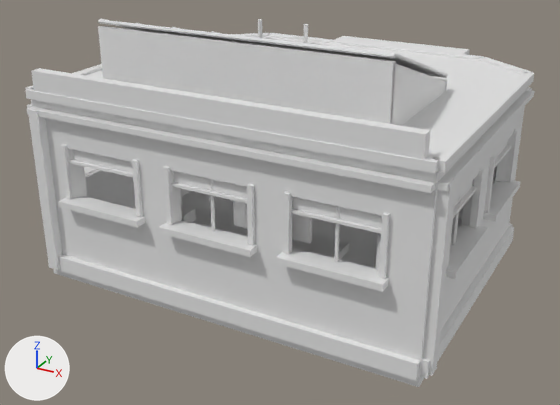
Renders of the OBJ model assets/tts/vanta-freeport-architecture-r2/intake-s2.obj from each side of a commit.
Both versions are drawn from a 50 mm lens placed at (4.72, -9.07, 5.28), pointed at (-0.16, -0.19, 0.84). Arrows for +X, +Y and +Z are at lower left; the lights stay in place. The picture after the commit comes second. Where no turn or scale is listed for an object, it has been applied to the vertices.

Names of what the first picture shows: 'intake-s2'.
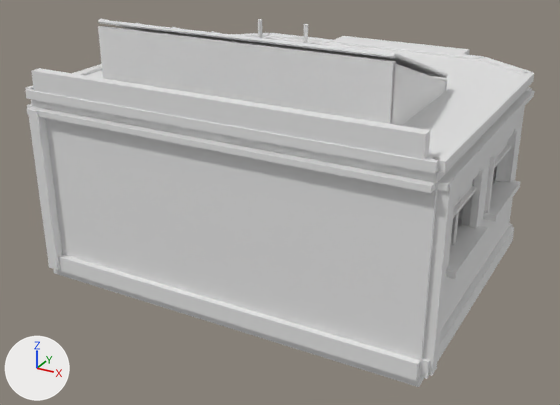
Changed parts and their boxes [x1, y1, x2, y2] in the pictures (560 x 405 px):
part 1 of me_intake_s2, deleted
    before: [58, 144, 390, 292]
part 2 of me_intake_s2, built on
    before: [31, 101, 437, 378]

Edits to the bpy script that builds the scene:
```text
Change me_intake_s2:
    used by ob_intake_s2; location = (0.0, 0.0, 0.0)
    remove me_intake_s2.from_pydata(...)  # 1572 vertices, 2554 faces; spans x -2.84..2.84, y -2.35..3.05, z -0.01..3.5
    add me_intake_s2.from_pydata(...)  # 1745 vertices, 2818 faces; spans x -2.84..2.84, y -2.31..3.05, z -0.01..3.5
    me_intake_s2 part 1: 18 loose pieces with 158 vertices, spanning x -2.25..2.25, y -2.35..-0.64, z 0.16..1.98, are deleted
    me_intake_s2 part 2: 60 vertices removed from x -2.16..2.16, y -2.19..-0.59, z 0.11..2.48; 147 vertices added at x -0.77..-0.09, y -1.66..-0.52, z 0.16..1.08
    other edits to the shape of me_intake_s2 do not show in these pictures
```
